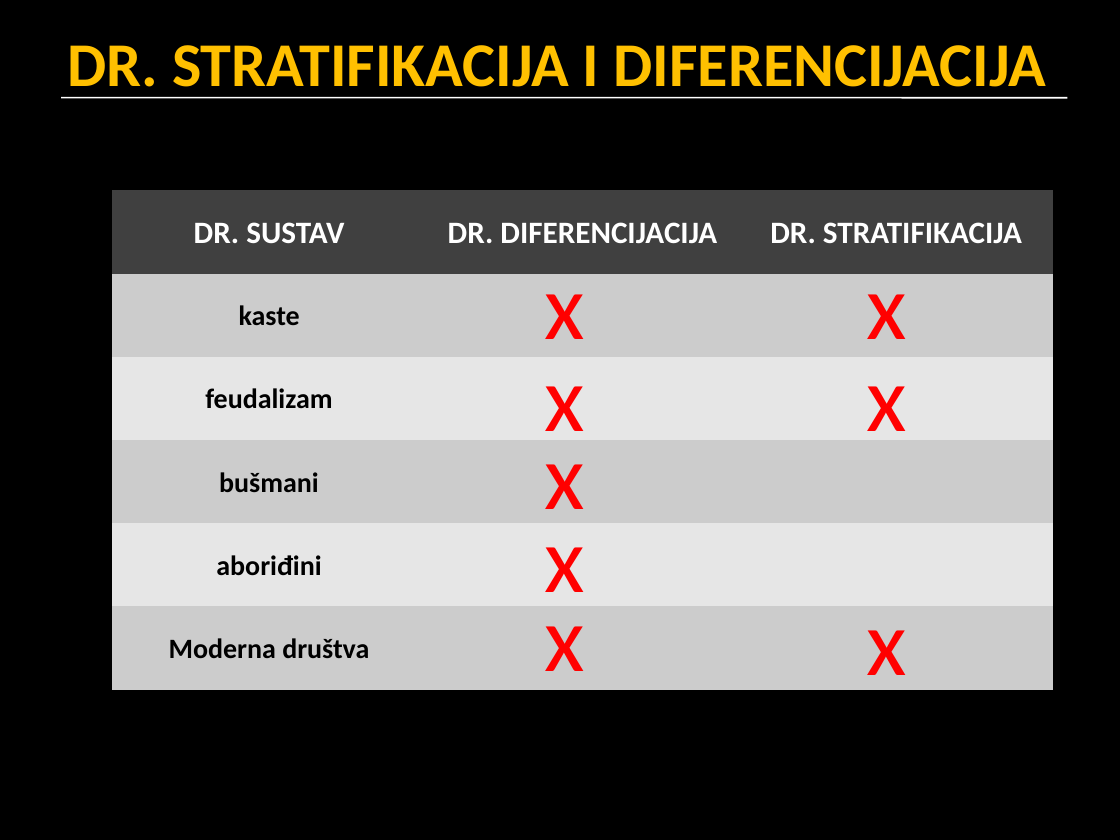
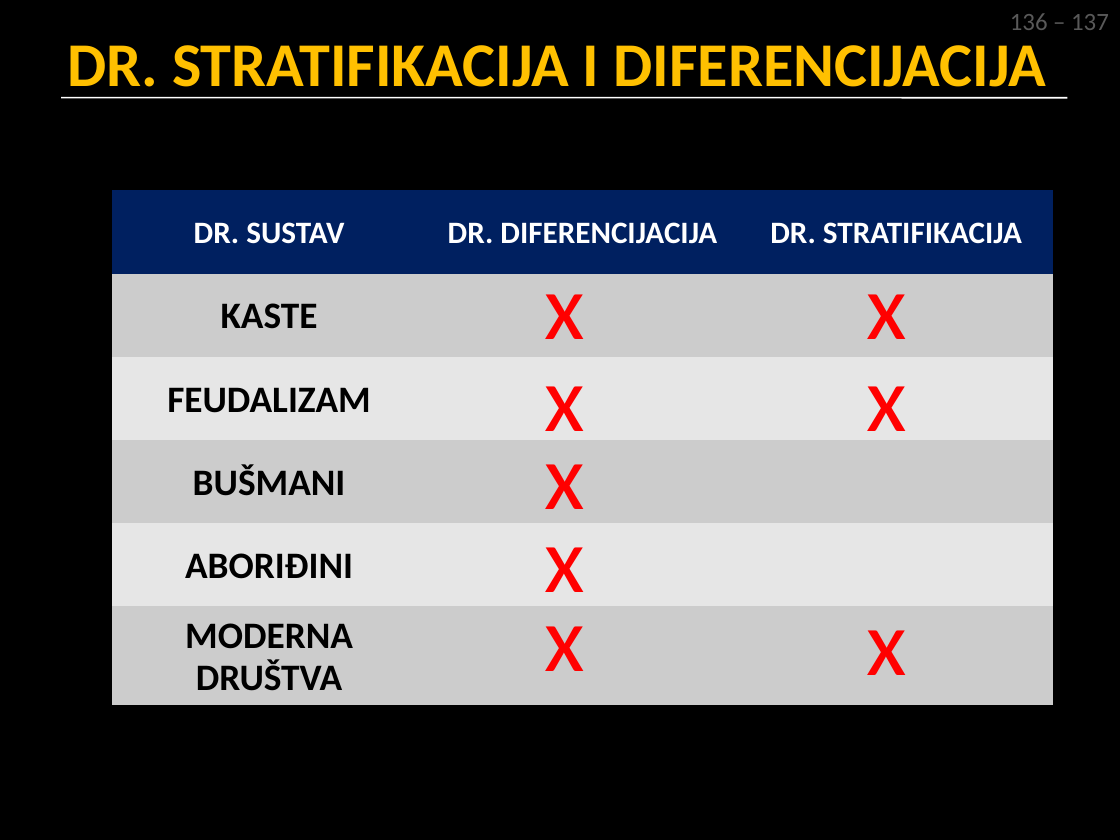
Before and after one commit to srednja-skola/sociologija, a slide deck: slide 12 of data/pptx/007_dr_nejednakosti_i_stratifikacija.pptx. Drawn at 1120x840 pixels with LibreOffice and Linux fonts; fonts in the diff are those of the drawing. Boxes give left, top, right and bottom in pixels: in the first picture for what was removed or moved away, otherwise in the second. Text is boxed around its words. In the diff, an @@ line names an element or a change of style, - is before the commit and + after.

```diff
--- a/data/pptx/007_dr_nejednakosti_i_stratifikacija.pptx
+++ b/data/pptx/007_dr_nejednakosti_i_stratifikacija.pptx
@@ text added at [1010, 13, 1109, 30], 16 pt, text #595959 @@
+136 – 137
@@ table at [112, 190, 1053, 703] @@
-row 2, column 1: kaste
+row 2, column 1: KASTE
-row 3, column 1: feudalizam
+row 3, column 1: FEUDALIZAM
-row 4, column 1: bušmani
+row 4, column 1: BUŠMANI
-row 5, column 1: aboriđini
+row 5, column 1: ABORIĐINI
-row 6, column 1: Moderna društva
+row 6, column 1: MODERNA DRUŠTVA
@@ fill #404040 to #002060 in row 1 @@
```
Also in this commit, not shown: 24 other slides changed.
